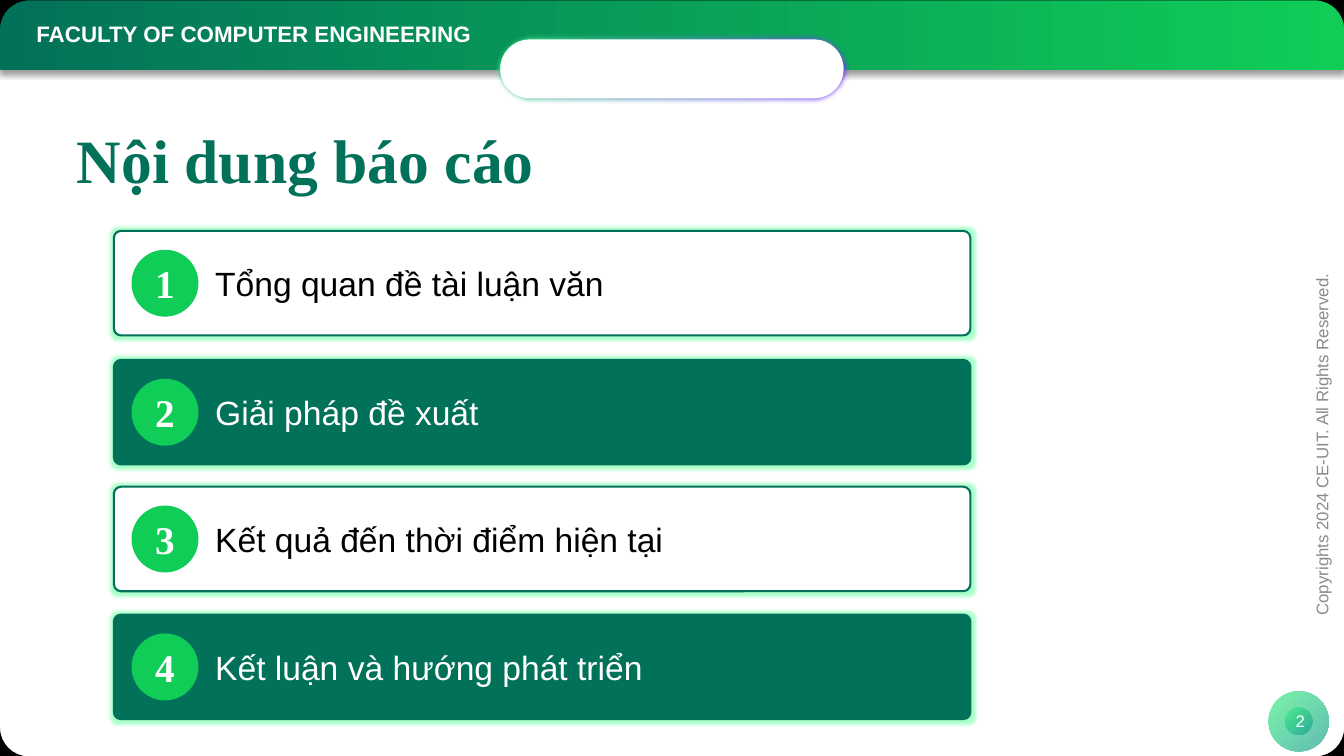
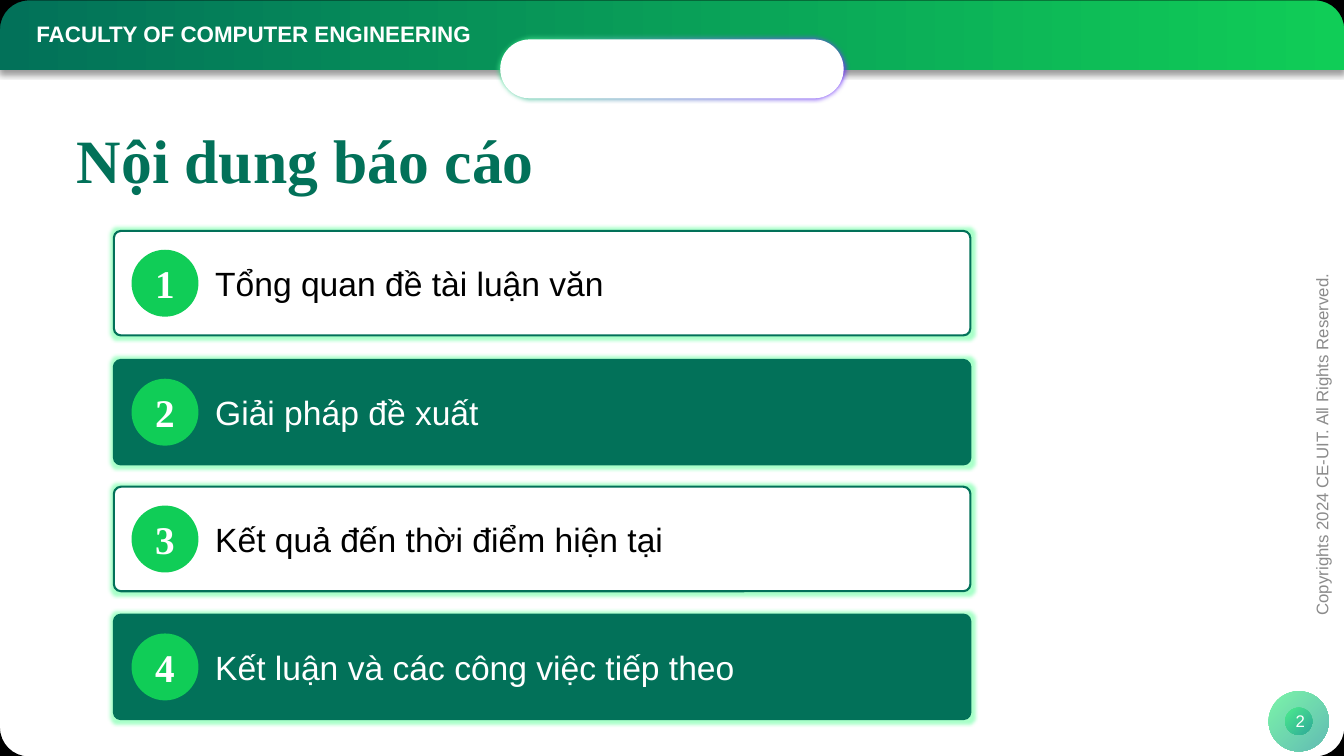
Before and after one commit to truongthienloc/soc-frontend, a slide deck: slide 2 of materials/BCGK.pptx. Drawn at 1344x756 pixels with LibreOffice and Linux fonts; fonts in the diff are those of the drawing; background and template pictures are left out. Boxes give left, top, right and bottom in pixels: in the first picture for what was removed or moved away, otherwise in the second. Text is boxed around its words. In the diff, an @@ line names an element or a change of style, - is before the commit and + after.

```diff
--- a/materials/BCGK.pptx
+++ b/materials/BCGK.pptx
@@ text at (215,654,734,687): text changed @@
-Kết luận và hướng phát triển
+Kết luận và các công việc tiếp theo
```
Also in this commit, not shown: 6 other files.
